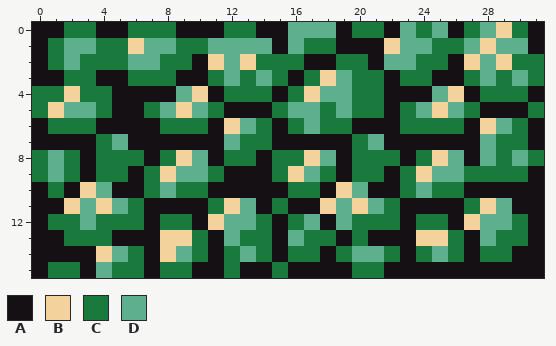
A pixel-art sprite gets an edit: GoedWare Jam 14 Project/res/world/Bush-16.png. The first picture shows the starting point.
The file is 32x16 pixels.
Palette (. is transparent): A #141013  B #f4d29c  C #1a7a3e  D #5daf8d
Pixels before, first column x 0:
 0 AACCAACCCAAACCAADDDACCADCDACDBCA
 1 ACDDCCBDDCCDDDDADCCAAABDDCCDBDDA
 2 ACDCCCDDCCABDBCCCAACCADDCCABDBCC
 3 AACCAACCCAACDCDCACBDCCACCAACDCDC
 4 CCBCCAAAADBACCCACBDDCCAAADBACCCA
 5 CBDDCAACDBDCAAACDDCDCCACDBDCAAAC
 6 ACCCAAAACCCABDCACDCCAAACCCCABDCA
 7 AAAACDAAAAAADCCAAAAACDAAAAAADCCA
 8 CDCACCCACBDACCACCBDACCCACBDADCDC
 9 CDCACCACBDDCAAACBDCACCACBDDCCCCA
10 ACABDAACDCCAAAAACCABDAACDCCAAAAA
11 AABDBDCAAAACBDACAABDBDCAAAACBDAA
12 ACCDCCCACCABDDCACDADCCCACCABDDCA
13 AACCCAAABBCADCCADCCACAAABBCADCCA
14 AAAABDCABDCACDCACCACDDCACDCACCAA
15 ACCADCCACCAACAACAAAACCAAAAAAAAAA
The same view after the edit:
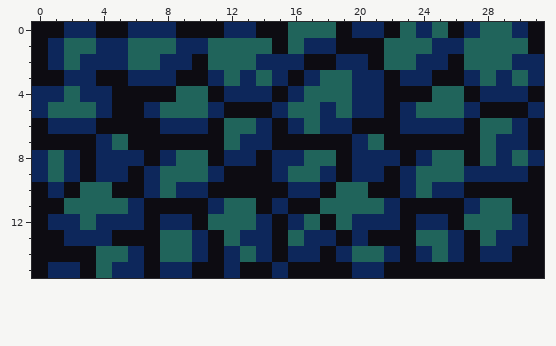
Difference:
{"colour":"A","old":"#141013","new":"#0d0c12"}
{"colour":"C","old":"#1a7a3e","new":"#0d275b"}
{"colour":"D","old":"#5daf8d","new":"#20645b"}
{"y":0,"x":29,"old":"B","new":"D"}
{"y":1,"x":6,"old":"B","new":"D"}
{"y":1,"x":22,"old":"B","new":"D"}
{"y":1,"x":28,"old":"B","new":"D"}
{"y":2,"x":11,"old":"B","new":"D"}
{"y":2,"x":13,"old":"B","new":"D"}
{"y":2,"x":27,"old":"B","new":"D"}
{"y":2,"x":29,"old":"B","new":"D"}
{"y":3,"x":18,"old":"B","new":"D"}
{"y":4,"x":2,"old":"B","new":"D"}
{"y":4,"x":10,"old":"B","new":"D"}
{"y":4,"x":17,"old":"B","new":"D"}
{"y":4,"x":26,"old":"B","new":"D"}
{"y":5,"x":1,"old":"B","new":"D"}
{"y":5,"x":9,"old":"B","new":"D"}
{"y":5,"x":25,"old":"B","new":"D"}
{"y":6,"x":12,"old":"B","new":"D"}
{"y":6,"x":28,"old":"B","new":"D"}
{"y":8,"x":9,"old":"B","new":"D"}
{"y":8,"x":17,"old":"B","new":"D"}
{"y":8,"x":25,"old":"B","new":"D"}
{"y":9,"x":8,"old":"B","new":"D"}
{"y":9,"x":16,"old":"B","new":"D"}
{"y":9,"x":24,"old":"B","new":"D"}
{"y":10,"x":3,"old":"B","new":"D"}
{"y":10,"x":19,"old":"B","new":"D"}
{"y":11,"x":2,"old":"B","new":"D"}
{"y":11,"x":4,"old":"B","new":"D"}
{"y":11,"x":12,"old":"B","new":"D"}
{"y":11,"x":18,"old":"B","new":"D"}
{"y":11,"x":20,"old":"B","new":"D"}
{"y":11,"x":28,"old":"B","new":"D"}
{"y":12,"x":11,"old":"B","new":"D"}
{"y":12,"x":27,"old":"B","new":"D"}
{"y":13,"x":8,"old":"BB","new":"DD"}
{"y":13,"x":24,"old":"BB","new":"DD"}
{"y":14,"x":4,"old":"B","new":"D"}
{"y":14,"x":8,"old":"B","new":"D"}
{"label":"changed","picture_box":[32,22,544,278]}
